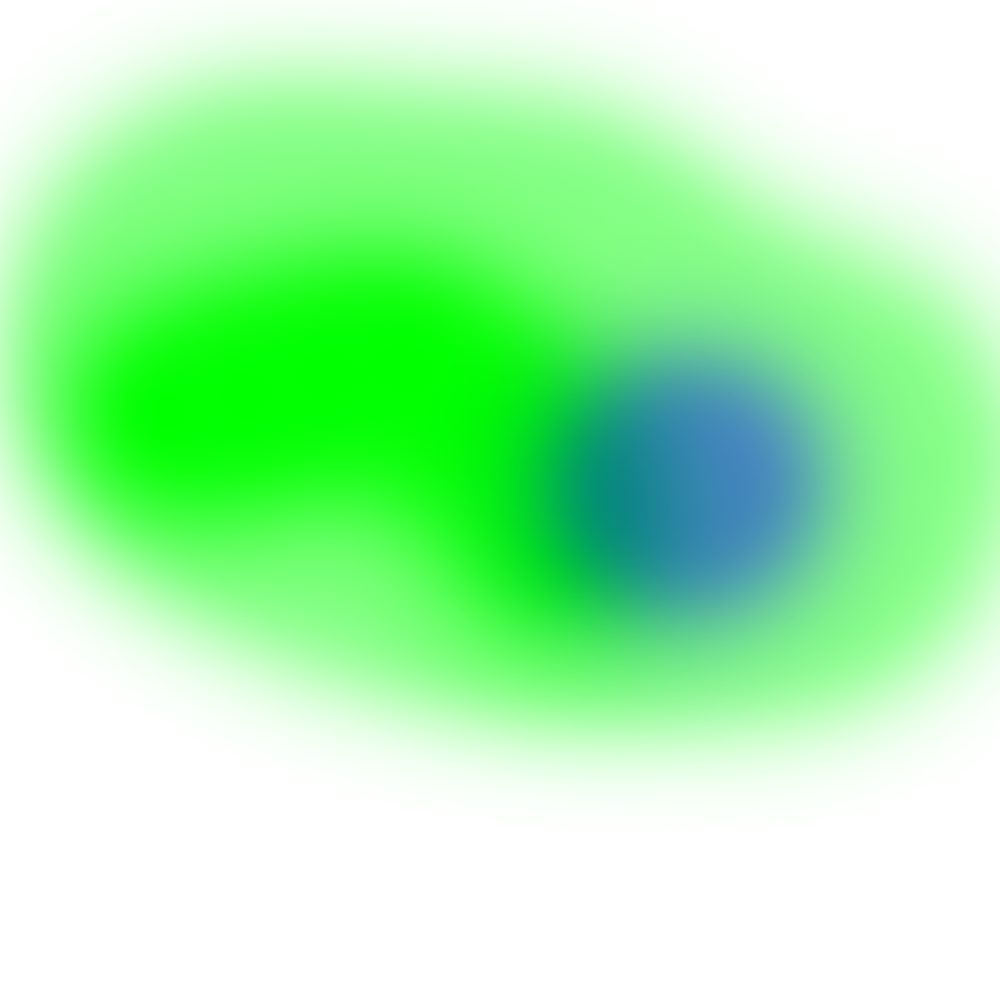
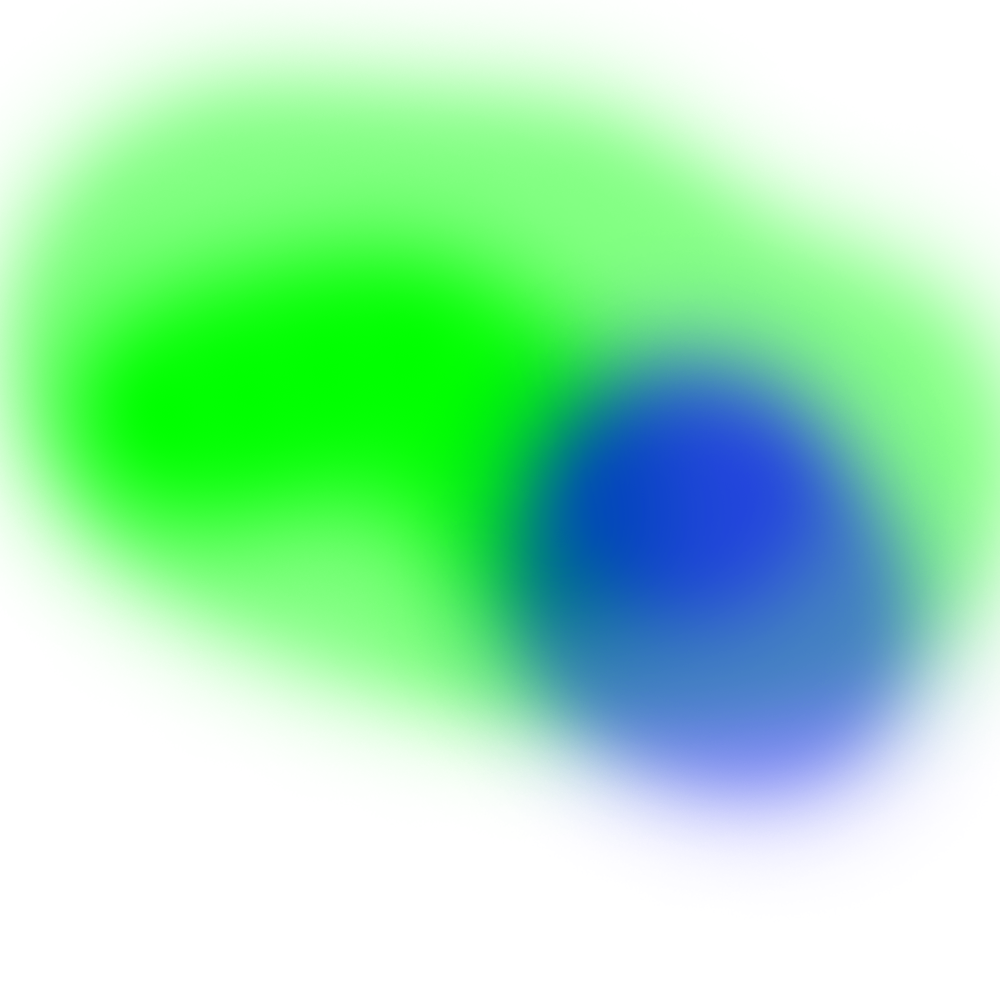
Before/after of a w=1000, h=1000 layered artwork. What changed in the layer stack:
painted on "green" over <box>405,299,1000,901</box>
added layer "Layer 1" over <box>405,299,1000,901</box>
